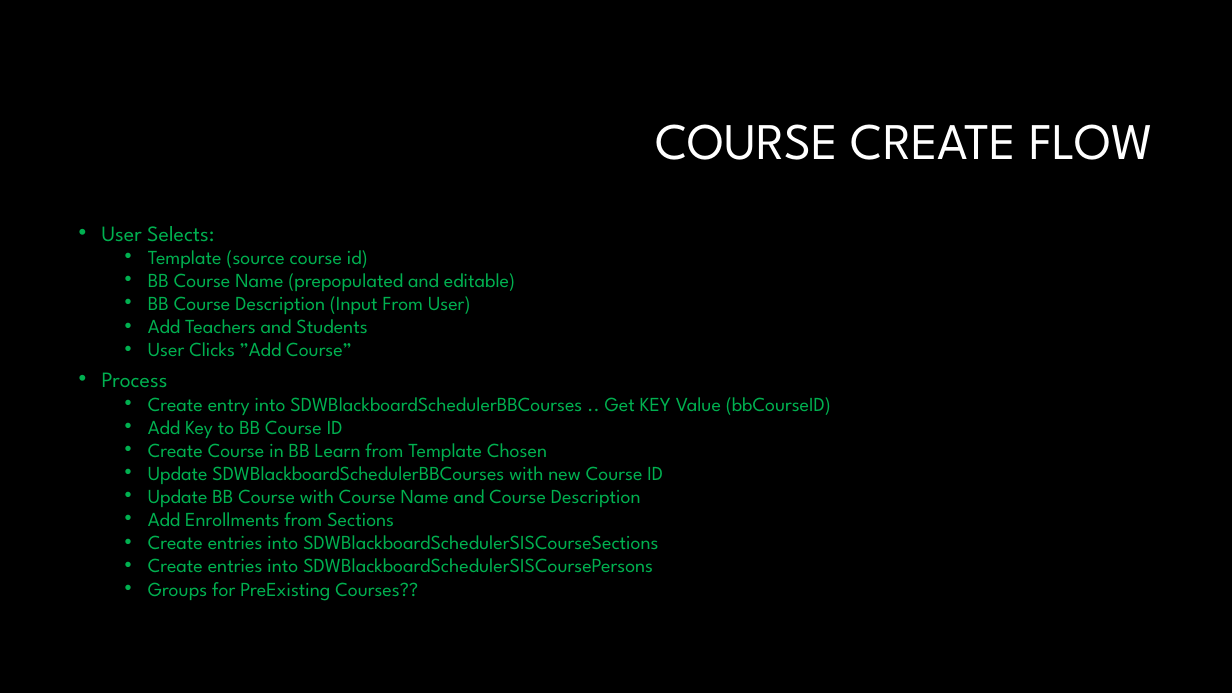
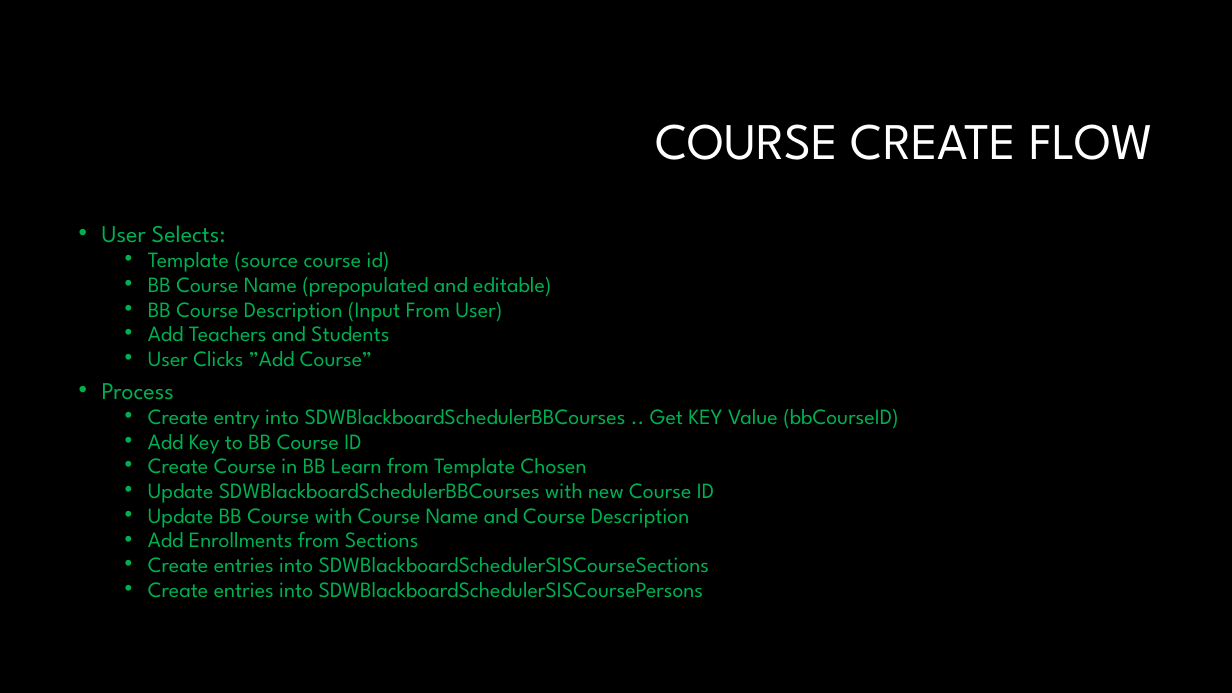
Before and after one commit to joefavero/WaukeshaBBScheduler, a slide deck: slide 7 of docs/Waukesha Week 13.pptx. Drawn at 1232x693 pixels with LibreOffice and Linux fonts; fonts in the diff are those of the drawing; background and template pictures are left out. Boxes give left, top, right and bottom in pixels: in the first picture for what was removed or moved away, otherwise in the second. Text is boxed around its words. In the diff, an @@ line names an element or a change of style, - is before the commit and + after.

```diff
--- a/docs/Waukesha Week 13.pptx
+++ b/docs/Waukesha Week 13.pptx
@@ text "User Selects:" at box(102, 225, 898, 598): size 17.1 to 18.7 pt in "User Selects:", "Process"; size 15.5 to 17 pt @@
@@ text at box(148, 582, 418, 601): paragraph removed @@
-  • Groups for PreExisting Courses??
```
Also in this commit, not shown: 4 other slides changed, 4 other files.
